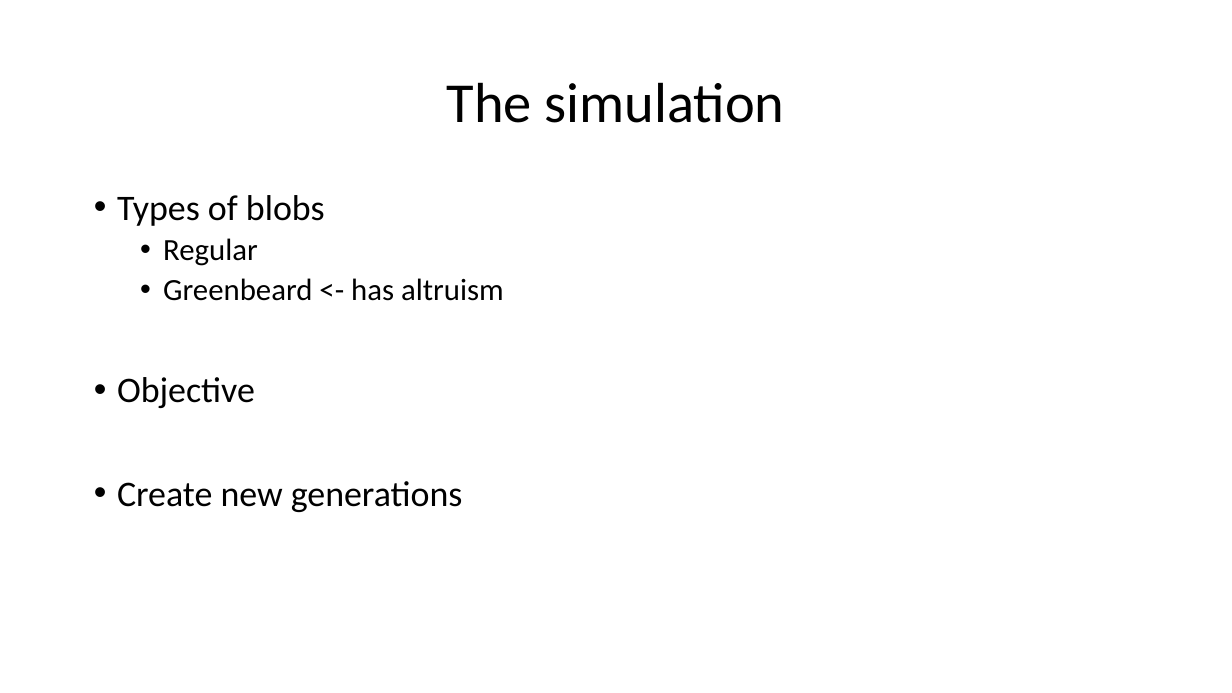
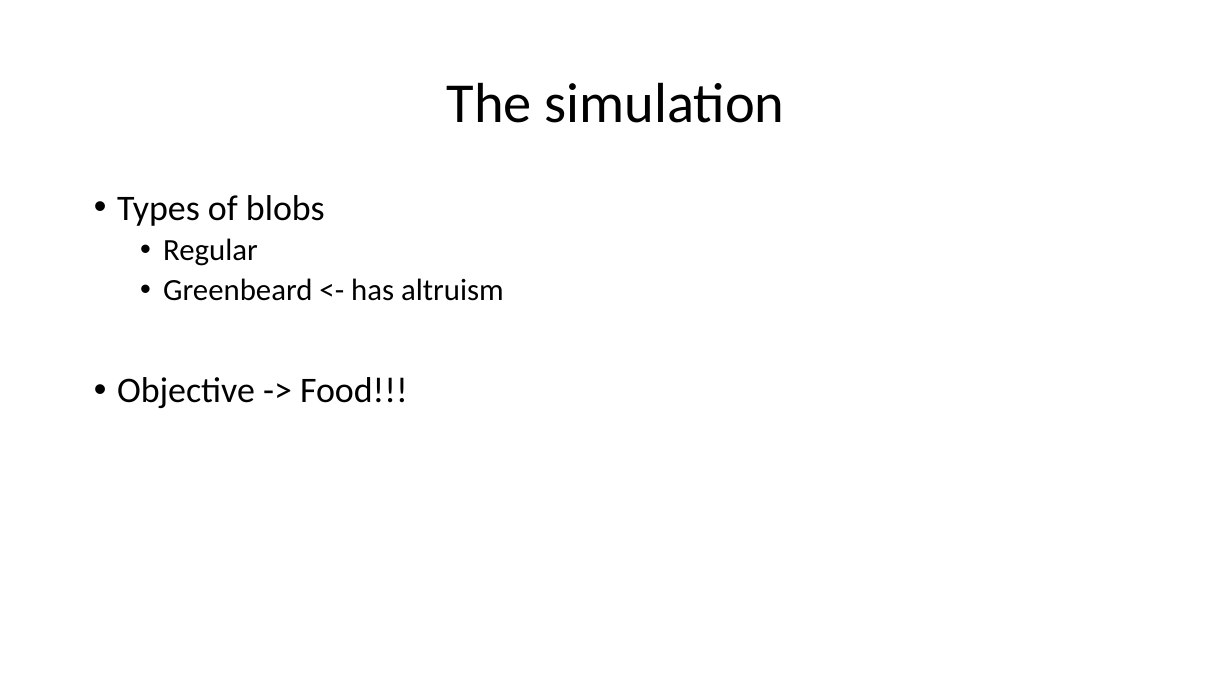
Before and after one commit to LiWeiYeh/Utrecht-University, a slide deck: slide 3 of Research-Methods/Altruism-presentation.pptx. Drawn at 1232x693 pixels with LibreOffice and Linux fonts; fonts in the diff are those of the drawing. Boxes give left, top, right and bottom in pixels: in the first picture for what was removed or moved away, otherwise in the second. Text is boxed around its words. In the diff, an @@ line names an element or a change of style, - is before the commit and + after.

```diff
--- a/Research-Methods/Altruism-presentation.pptx
+++ b/Research-Methods/Altruism-presentation.pptx
@@ text at bbox=[117, 377, 408, 408]: text changed @@
-• Objective
-• Create new generations
+• Objective -> Food!!!
```
Also in this commit, not shown: 5 slides added, 1 slide removed.
